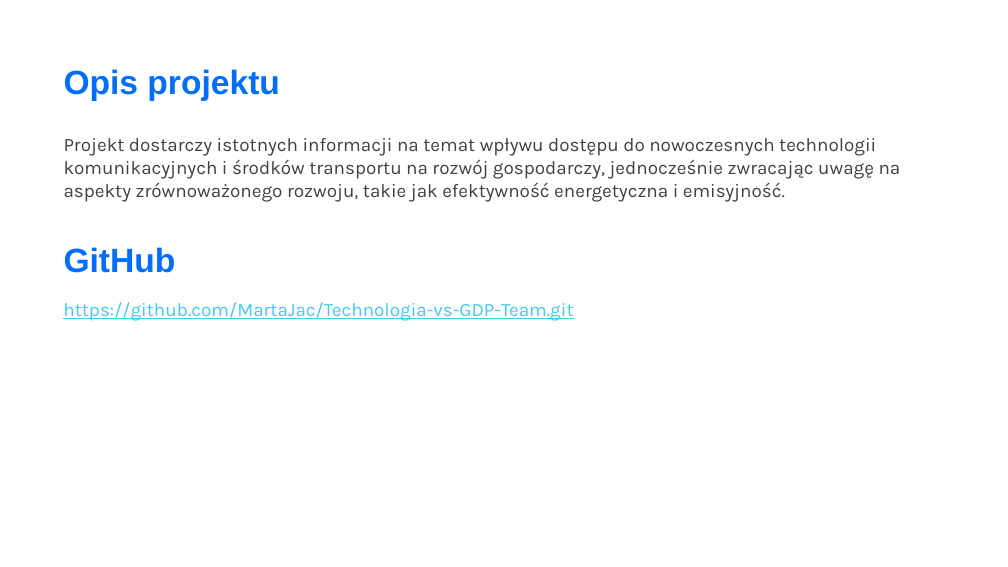
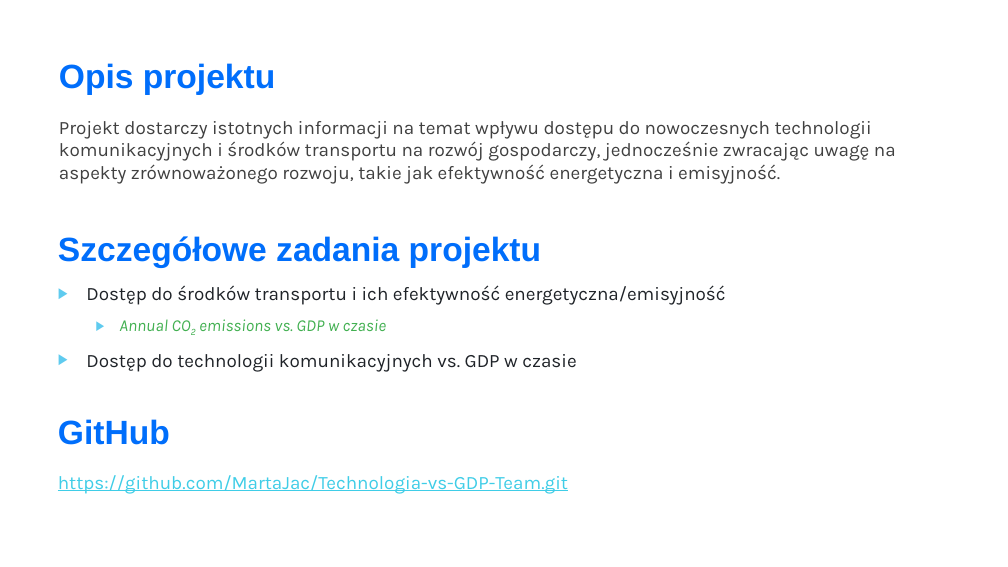
Before and after one commit to MartaJac/Technologia-vs-GDP-Team, a slide deck: slide 2 of Technologia vs GDP.pptx. Drawn at 1008x567 pixels with LibreOffice and Linux fonts; fonts in the diff are those of the drawing. Boxes give left, top, right and bottom in pixels: in the first picture for what was removed or moved away, otherwise in the second. Text is boxed around its words. In the diff, an @@ line names an element or a change of style, - is before the commit and + after.

```diff
--- a/Technologia vs GDP.pptx
+++ b/Technologia vs GDP.pptx
@@ title "Opis projektu": place and size @@
-title "Opis projektu" at <box>64,69,279,101</box>
+title "Opis projektu" at <box>59,63,275,95</box>
@@ text "Projekt dostarczy istotnych informacji na ...": place and size @@
-text "Projekt dostarczy istotnych informacji na ..." at <box>64,138,901,202</box>
+text "Projekt dostarczy istotnych informacji na ..." at <box>59,121,896,184</box>
@@ text added at <box>58,236,541,268</box>, 32 pt, text #006EFB, bold @@
+Szczegółowe zadania projektu
@@ text added at <box>86,285,726,372</box>, 18 pt, text #1F2328 @@
+▶ Dostęp do środków transportu i ich efektywność energetyczna/emisyjność
+  ▶ Annual CO2 emissions vs. GDP w czasie
+▶ Dostęp do technologii komunikacyjnych vs. GDP w czasie
@@ text "GitHub": place and size @@
-text "GitHub" at <box>64,247,176,273</box>
+text "GitHub" at <box>58,419,170,445</box>
@@ text "https://github.com/MartaJac/Technologia-vs-GDP-Team.git": place and size @@
-text "https://github.com/MartaJac/Technologia-vs-GDP-Team.git" at <box>63,302,573,321</box>
+text "https://github.com/MartaJac/Technologia-vs-GDP-Team.git" at <box>58,475,568,494</box>
```
Also in this commit, not shown: 1 other slide changed, 4 slides added, 2 slides removed, 1 other file.
